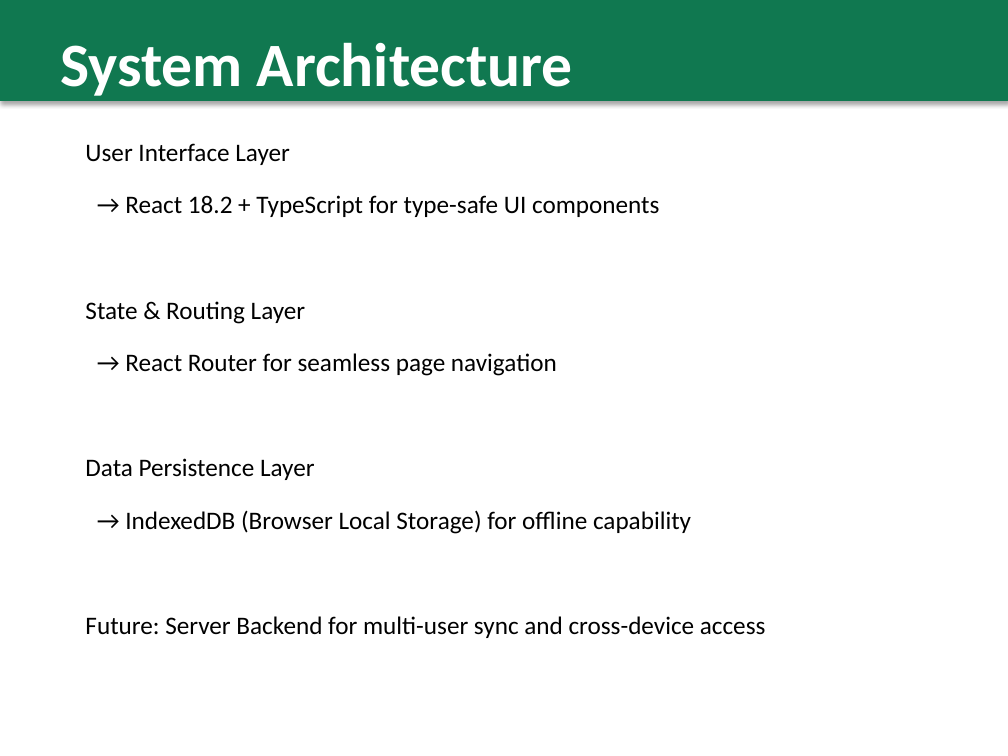
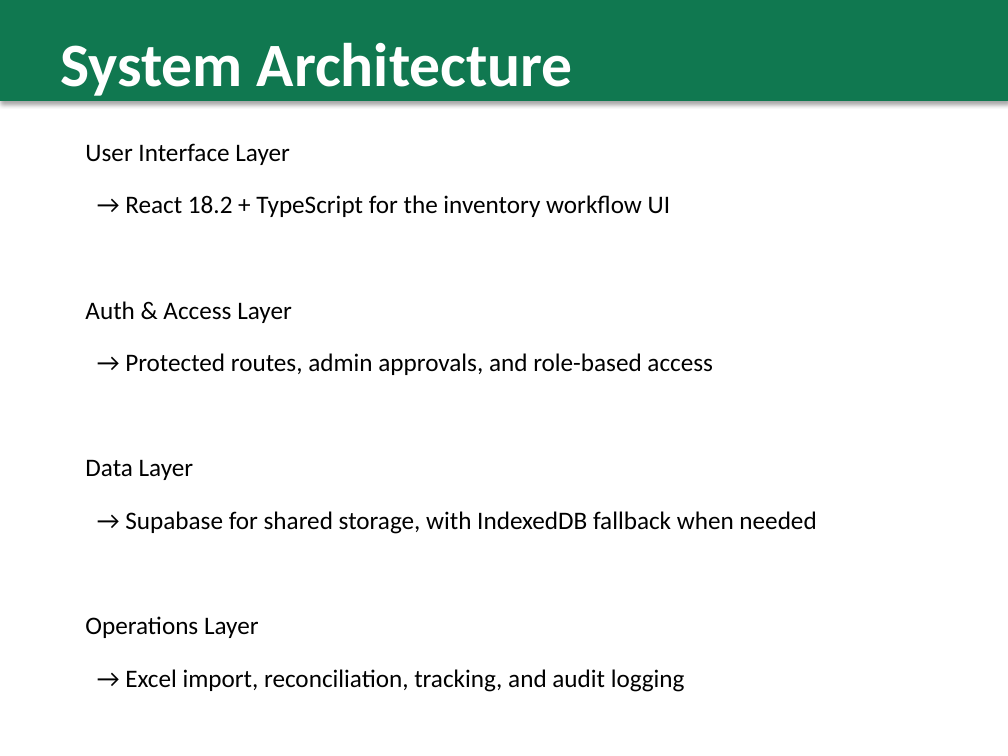
Before and after one commit to bigzylj-ux/omnipay-inventory, a slide deck: slide 4 of OmniPay_System_Presentation.pptx. Drawn at 1008x756 pixels with LibreOffice and Linux fonts; fonts in the diff are those of the drawing. Boxes give left, top, right and bottom in pixels: in the first picture for what was removed or moved away, otherwise in the second. Text is boxed around its words. In the diff, an @@ line names an element or a change of style, - is before the commit and + after.

Commit message:
Major Update: The application now prefers **Supabase** for shared cross-user visibility and uses IndexedDB as a fallback when remote access is unavailable

```diff
--- a/OmniPay_System_Presentation.pptx
+++ b/OmniPay_System_Presentation.pptx
@@ text at (85, 195, 816, 692): text changed @@
-→ React 18.2 + TypeScript for type-safe UI components
-State & Routing Layer
-→ React Router for seamless page navigation
-Data Persistence Layer
-→ IndexedDB (Browser Local Storage) for offline capability
-Future: Server Backend for multi-user sync and cross-device access
+→ React 18.2 + TypeScript for the inventory workflow UI
+Auth & Access Layer
+→ Protected routes, admin approvals, and role-based access
+Data Layer
+→ Supabase for shared storage, with IndexedDB fallback when needed
+Operations Layer
+→ Excel import, reconciliation, tracking, and audit logging
```
Also in this commit, not shown: 5 other slides changed, 9 other files.
